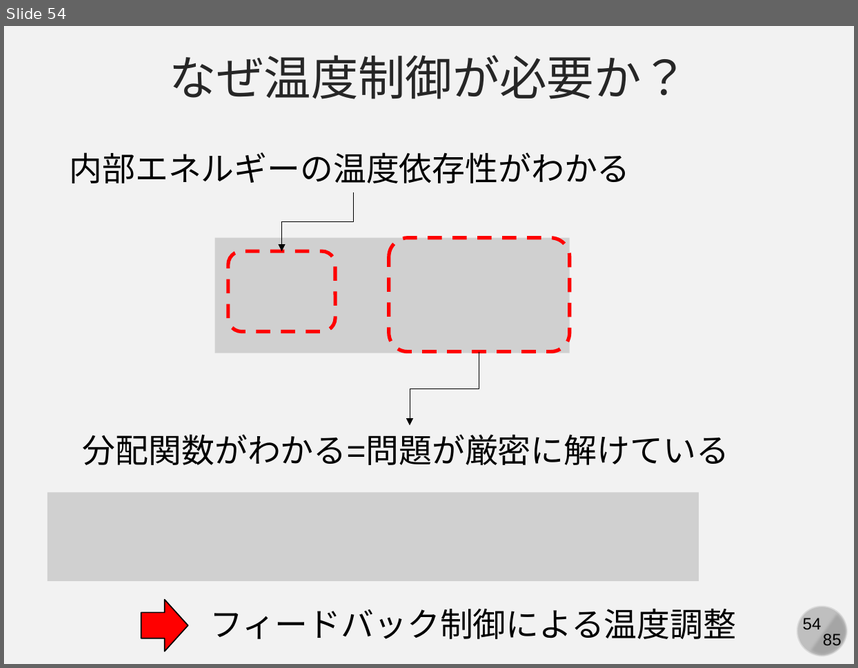
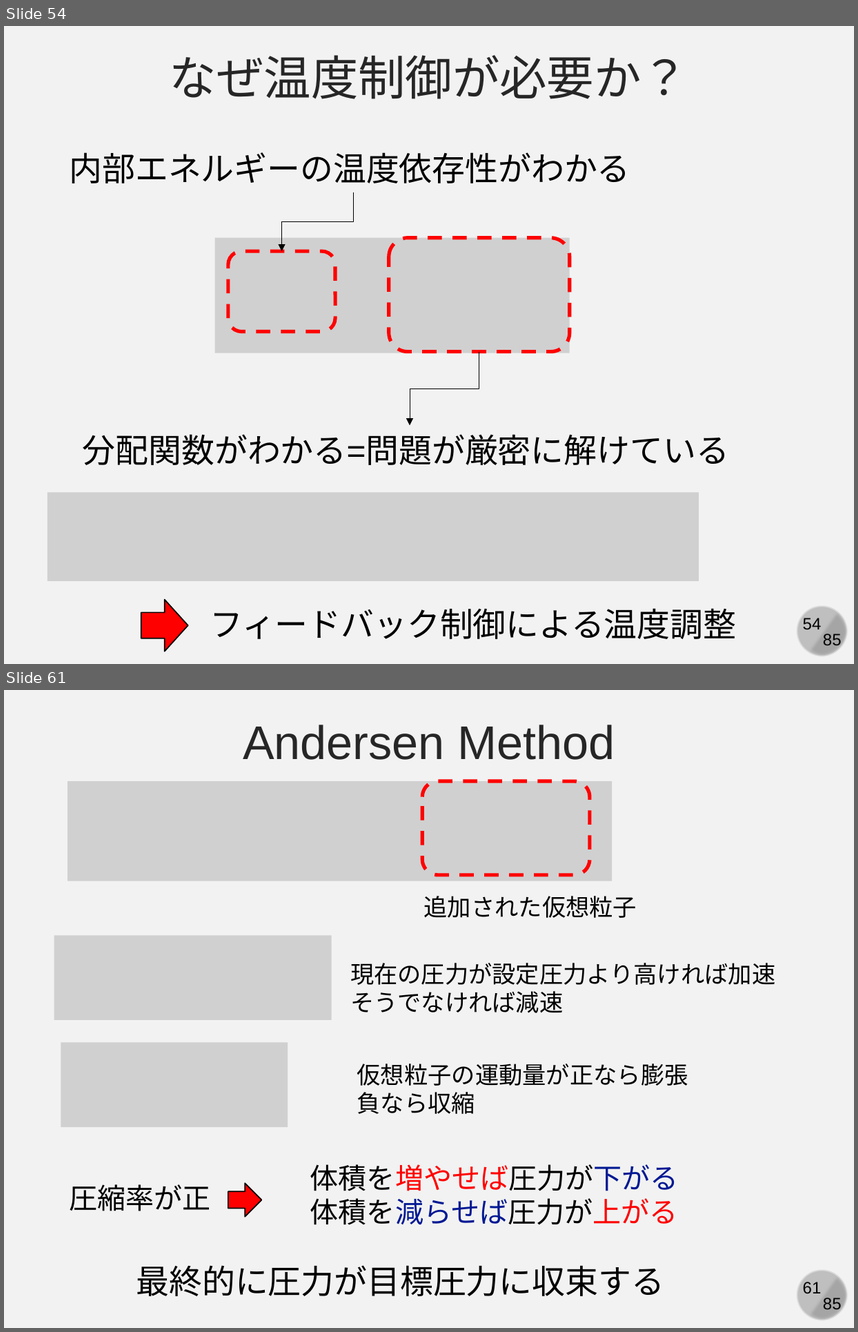
Before and after one commit to kaityo256/simulation_engineering, a slide deck: 06_md_observable/simulation06.pptx. Shown one above the other, each under a label of ours: slide 54 before the commit, slides 54 and 61 after it; the slides between them are not shown. The pictures are 858x668 and 858x1332 pixels, drawn with LibreOffice and Linux fonts; fonts in the diff are those of the drawing; grey boxes stand for pictures. Boxes give left, top, right and bottom in pixels: in the first picture for what was removed or moved away, otherwise in the second. Text is boxed around its words. In the diff, an @@ line names an element or a change of style, - is before the commit and + after.

```diff
--- a/06_md_observable/simulation06.pptx
+++ b/06_md_observable/simulation06.pptx
@@ slide 61 added at <box>4,690,854,1328</box>, background #F2F2F2; not listed: 4 template elements that a slide beside it also shows @@
@@ text added at <box>243,724,615,760</box>, 40 pt, text #262626 @@
+Andersen Method
@@ picture added at <box>67,781,613,880</box> @@
@@ rounded rectangle added at <box>422,781,590,874</box>, outline #FF0000 3 pt dashed @@
@@ text added at <box>424,896,637,918</box>, 20 pt, text #000000 @@
+追加された仮想粒子
@@ picture added at <box>54,935,331,1020</box> @@
@@ text added at <box>350,963,775,1013</box>, 20 pt, text #000000 @@
+現在の圧力が設定圧力より高ければ加速
+そうでなければ減速
@@ picture added at <box>61,1042,288,1127</box> @@
@@ text added at <box>357,1063,688,1114</box>, 20 pt, text #000000 @@
+仮想粒子の運動量が正なら膨張
+負なら収縮
@@ text added at <box>310,1164,679,1225</box>, 24 pt, text #000000 @@
+体積を増やせば圧力が下がる
+体積を減らせば圧力が上がる
@@ text added at <box>70,1184,211,1211</box>, 24 pt, text #000000 @@
+圧縮率が正
@@ right arrow added at <box>228,1183,261,1216</box>, fill #FF0000, outline #000000 1 pt @@
@@ text added at <box>136,1265,664,1296</box>, 28 pt, text #000000 @@
+最終的に圧力が目標圧力に収束する
```
Also in this commit, not shown: 1 slide changed, 7 other slides added.
